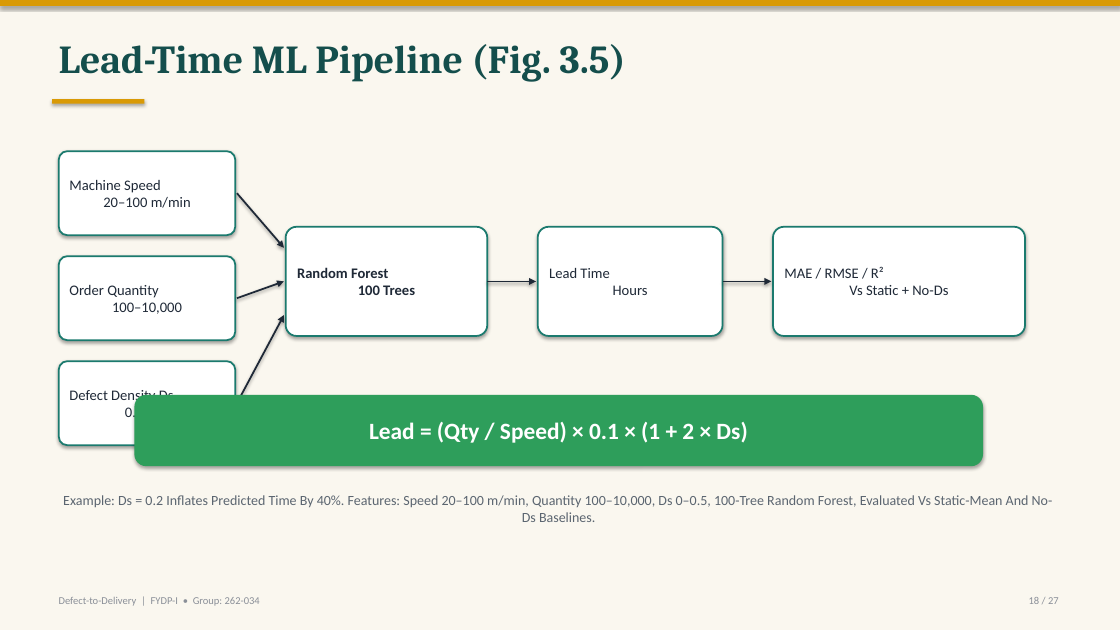
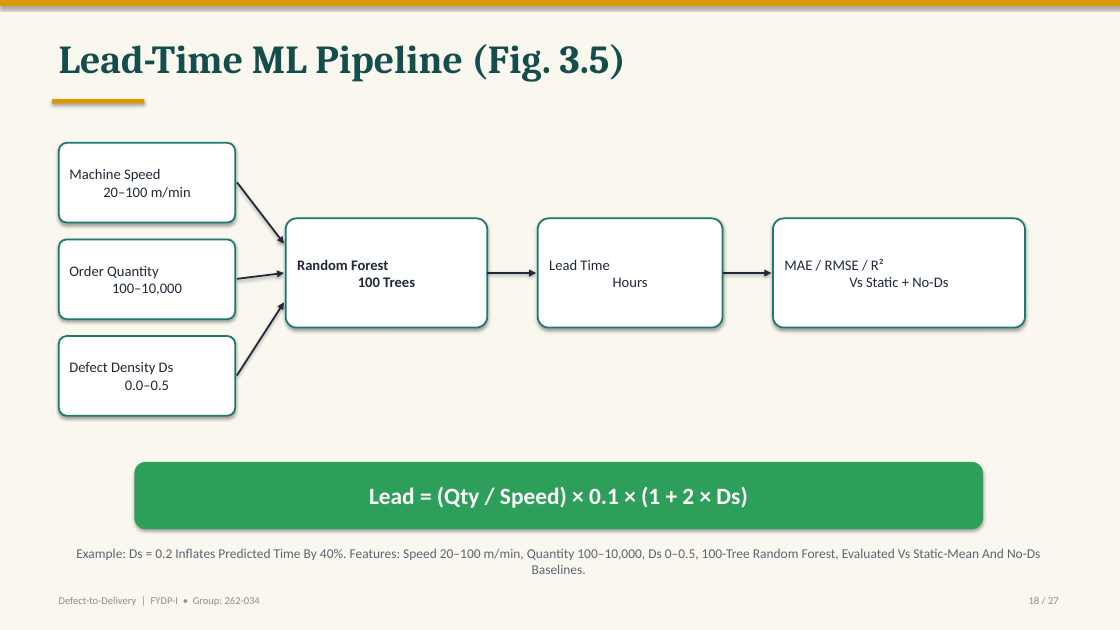
Before and after one commit to labib-ux/FYDP, a slide deck: slide 18 of slides/FYDP-I_Defect-to-Delivery.pptx. Drawn at 1120x630 pixels with LibreOffice and Linux fonts; fonts in the diff are those of the drawing. Boxes give left, top, right and bottom in pixels: in the first picture for what was removed or moved away, otherwise in the second. Text is boxed around its words. In the diff, an @@ line names an element or a change of style, - is before the commit and + after.

Commit message:
docs(slides): slide-18 separates formula banner from Ds input box

```diff
--- a/slides/FYDP-I_Defect-to-Delivery.pptx
+++ b/slides/FYDP-I_Defect-to-Delivery.pptx
@@ rounded rectangle "Machine Speed 20–100 m/min": place and size @@
-rounded rectangle "Machine Speed 20–100 m/min" at (59, 151, 235, 235)
+rounded rectangle "Machine Speed 20–100 m/min" at (59, 143, 235, 223)
@@ arrow moved from (237, 193) - (284, 248) to (237, 182) - (284, 244) @@
@@ rounded rectangle "Order Quantity 100–10,000": place and size @@
-rounded rectangle "Order Quantity 100–10,000" at (59, 256, 235, 340)
+rounded rectangle "Order Quantity 100–10,000" at (59, 239, 235, 319)
@@ arrow moved from (237, 298) - (284, 281) to (237, 279) - (284, 273) @@
@@ 3 rounded rectangles, 2 arrows: place and size @@
-3 rounded rectangles, 2 arrows at (286, 227, 1025, 336)
+3 rounded rectangles, 2 arrows at (286, 218, 1025, 328)
@@ arrow moved from (237, 403) - (284, 315) to (237, 376) - (284, 302) @@
@@ rounded rectangle "Defect Density Ds 0.0–0.5": place and size @@
-rounded rectangle "Defect Density Ds 0.0–0.5" at (59, 361, 235, 445)
+rounded rectangle "Defect Density Ds 0.0–0.5" at (59, 336, 235, 416)
@@ rounded rectangle "Lead = (Qty / Speed) ...": place and size @@
-rounded rectangle "Lead = (Qty / Speed) ..." at (134, 395, 983, 466)
+rounded rectangle "Lead = (Qty / Speed) ..." at (134, 462, 983, 529)
@@ text "Example: Ds = 0.2 Inflates ...": place and size @@
-text "Example: Ds = 0.2 Inflates ..." at (63, 495, 1053, 522)
+text "Example: Ds = 0.2 Inflates ..." at (76, 548, 1040, 574)
@@ text "Example: Ds = 0.2 Inflates ..." at (76, 548, 1040, 574): size 12 to 11.5 pt @@
```
